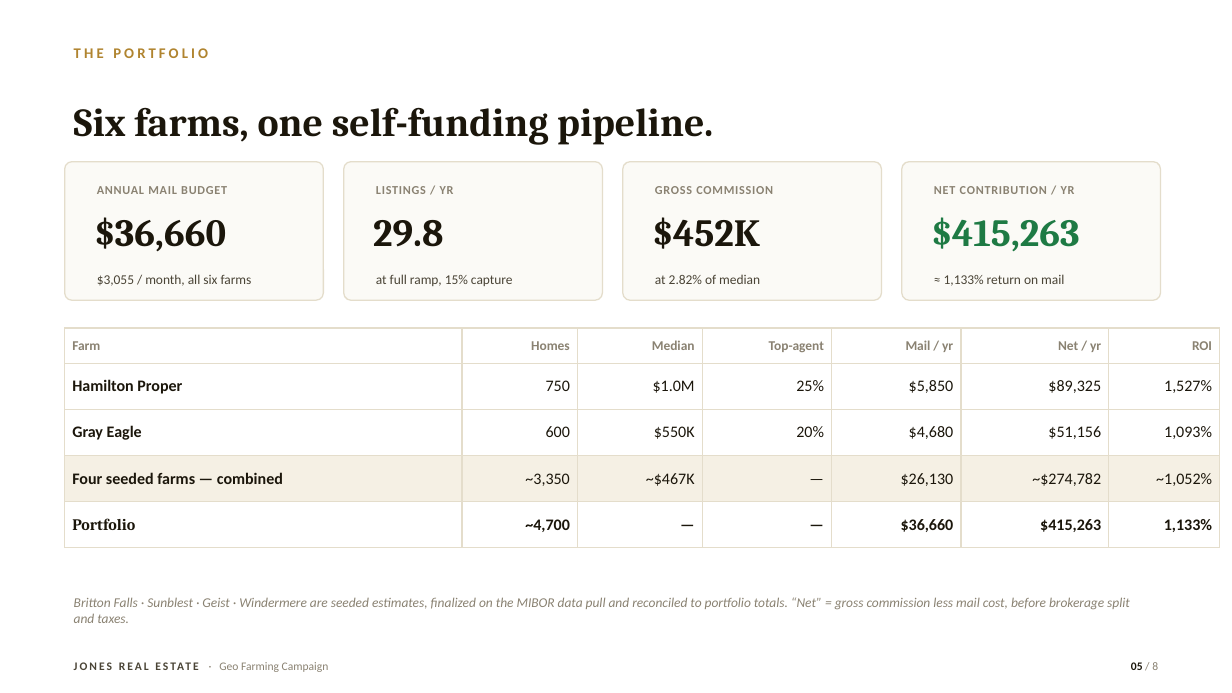
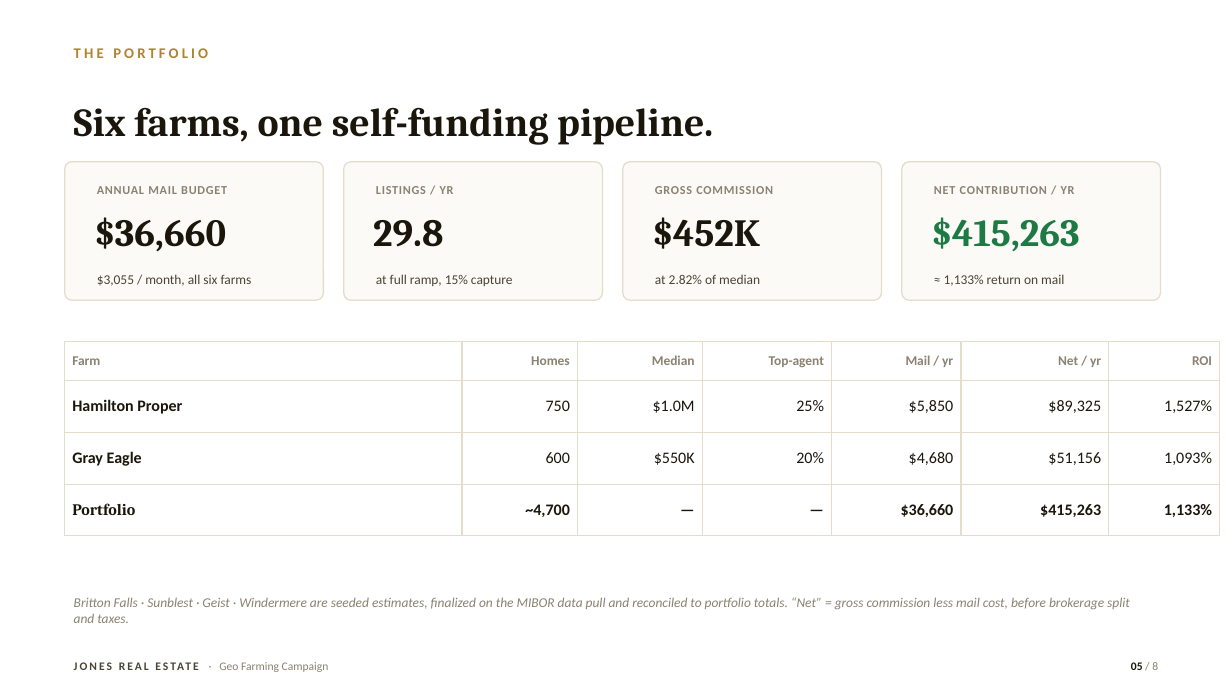
Before and after one commit to NomadRN13/Cortana, a slide deck: slide 5 of presentations/Geo-Farming-Campaign.pptx. Drawn at 1232x693 pixels with LibreOffice and Linux fonts; fonts in the diff are those of the drawing. Boxes give left, top, right and bottom in pixels: in the first picture for what was removed or moved away, otherwise in the second. Text is boxed around its words. In the diff, an @@ line names an element or a change of style, - is before the commit and + after.

```diff
--- a/presentations/Geo-Farming-Campaign.pptx
+++ b/presentations/Geo-Farming-Campaign.pptx
@@ table at box(65, 342, 1220, 521) @@
-row 4: Four seeded farms — combined | ~3,350 | ~$467K | — | $26,130 | ~$274,782 | ~1,052%
@@ table: place and size @@
-table at box(65, 328, 1220, 536)
+table at box(65, 342, 1220, 521)
```
Also in this commit, not shown: 1 other slide changed.
